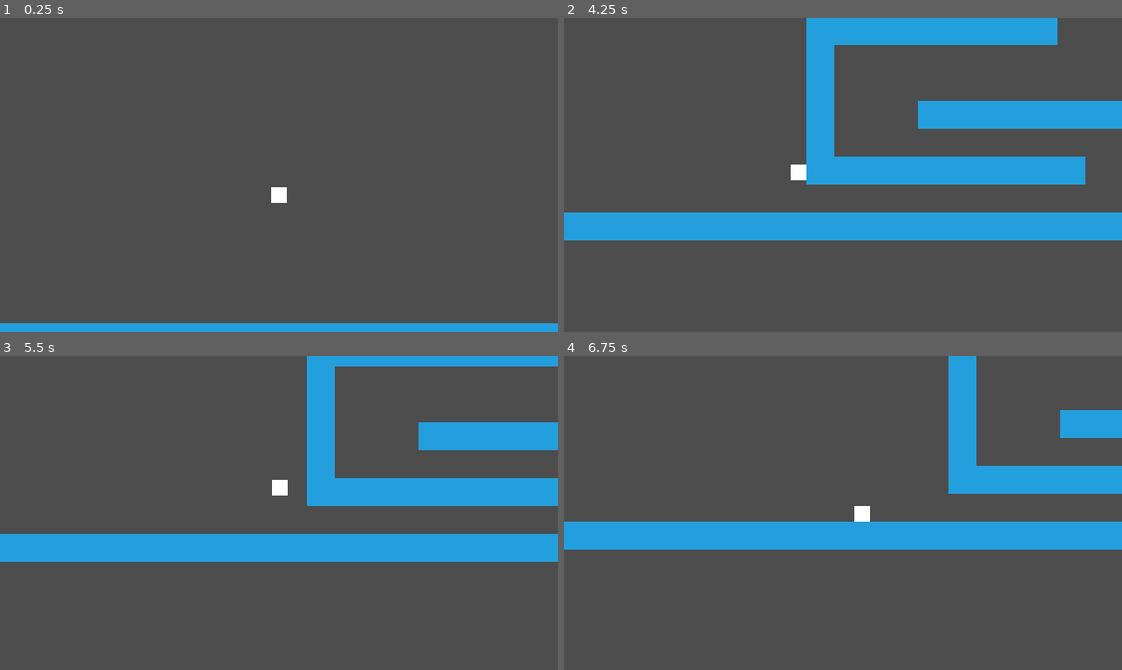
Above: before the commit, frames 1-4 (two rows, left to right).
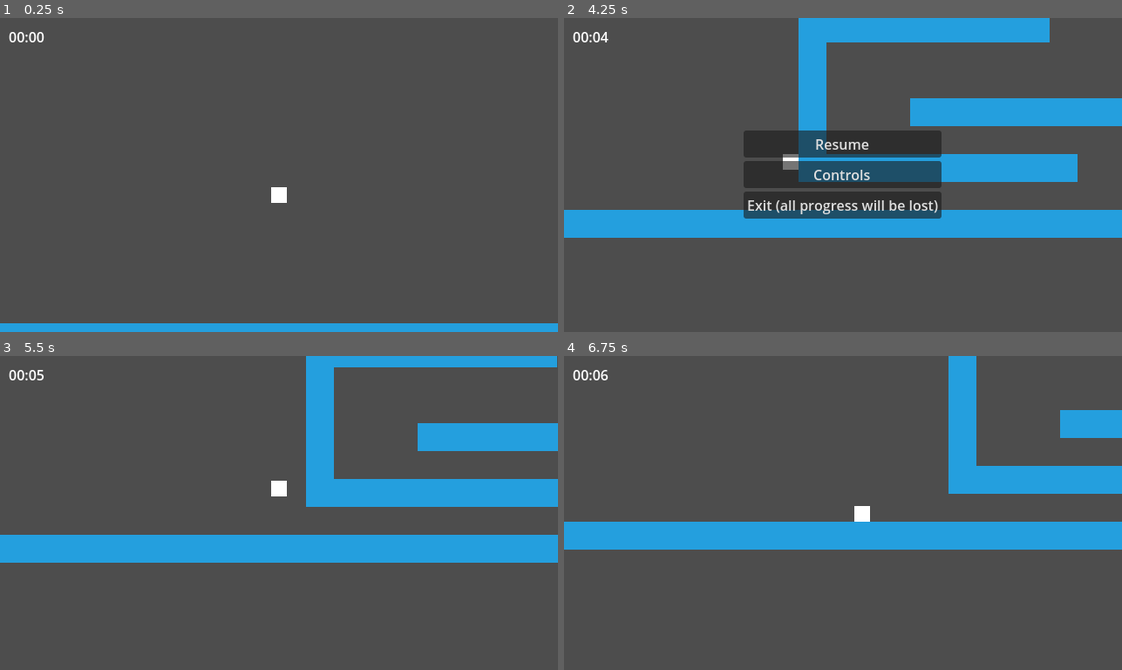
Above: after the commit, the same moments.

Repository: Bitsilisk/speedjam-8
Game: Godot game, scene res://scenes/testbed.tscn
Two runs of this game, one before a commit and one after it. Both use one fixed random seed, a clock stepped at 60 frames per second and the inputs below.
Inputs (mouse positions are in pixels of both pictures, inside the frame that each line leads up to):
- Up to frame 1 (0.25 s): no input
- Up to frame 2 (4.25 s): tap Enter (ui_accept) at 0.5 s; move the mouse to (965, 159) at 0.52 s; hold D (move_right) 0.53-1.28 s; hold F 0.53-1.28 s; click (965, 159) at 0.67 s; tap Space (jump) at 0.77, 1.52, 3.02, 3.77 s; move the mouse to (731, 190) at 1.27 s; hold S 1.28-2.03 s; tap Q at 1.35, 2.85 s; move the mouse to (898, 105) at 2.02 s; hold D (move_right) 2.03-2.78 s; hold F 2.03-2.78 s; move the mouse to (815, 237) at 2.77 s; hold W 2.78-3.53 s; click (815, 237) at 2.92 s; move the mouse to (1010, 222) at 3.52 s; hold A (move_left) from 3.53 s (still down); hold F from 3.53 s (still down); tap Escape (escape, bound only after the commit) at 4.15 s
- Up to frame 3 (5.5 s): release A (move_left) at 4.25 s; release F at 4.25 s; click (279, 481) at 4.25 s, where only the run after the commit has a clickable "Resume"; move the mouse to (111, 465) at 5.02 s; hold A (move_left) from 5.03 s (still down); tap Q at 5.1 s; tap Space (jump) at 5.27 s
- Up to frame 4 (6.75 s): tap R (restart, bound only after the commit) at 5.65 s; move the mouse to (870, 513) at 5.77 s; release A (move_left) at 5.78 s; hold S 5.78-6.53 s; hold F 5.78-6.53 s; click (870, 513) at 5.92 s; move the mouse to (759, 434) at 6.52 s; hold D (move_right) from 6.53 s (still down); tap Q at 6.6 s

The runs differ from the first frame. In frame 1, 0.1% of the frame differs, in the area x 1-8%, y 4-8%; in frame 2, 13%, in the area x 0-100%, y 0-71%; in frame 3, 1.3%; in frame 4, 0.1%.

Commit message:
main menu, level load, pause menu, timer

Diff:
--- /dev/null
+++ b/pause_menu.tscn
@@ -0,0 +1,37 @@
+[gd_scene load_steps=2 format=3 uid="uid://b2kupenuwne5a"]
+
+[ext_resource type="Script" path="res://scenes/pause_menu.gd" id="1_5o1ba"]
+
+[node name="pause_menu" type="CanvasLayer"]
+
+[node name="pause_menu" type="MarginContainer" parent="."]
+anchors_preset = 15
+anchor_right = 1.0
+anchor_bottom = 1.0
+grow_horizontal = 2
+grow_vertical = 2
+script = ExtResource("1_5o1ba")
+
+[node name="VBoxContainer" type="VBoxContainer" parent="pause_menu"]
+layout_mode = 2
+size_flags_horizontal = 4
+size_flags_vertical = 4
+
+[node name="resume" type="Button" parent="pause_menu/VBoxContainer"]
+process_mode = 3
+layout_mode = 2
+text = "Resume"
+
+[node name="controls" type="Button" parent="pause_menu/VBoxContainer"]
+layout_mode = 2
+text = "Controls
+"
+
+[node name="exit" type="Button" parent="pause_menu/VBoxContainer"]
+layout_mode = 2
+text = "Exit (all progress will be lost)
+"
+
+[connection signal="pressed" from="pause_menu/VBoxContainer/resume" to="pause_menu" method="_on_resume_pressed"]
+[connection signal="pressed" from="pause_menu/VBoxContainer/controls" to="pause_menu" method="_on_controls_pressed"]
+[connection signal="pressed" from="pause_menu/VBoxContainer/exit" to="pause_menu" method="_on_exit_pressed"]
--- /dev/null
+++ b/player_ui.gd
@@ -0,0 +1,21 @@
+extends CanvasLayer
+
+var total_time := 0
+
+@onready var timer = $Timer
+@onready var time_display = $Control/MarginContainer/VBoxContainer/time
+
+func _ready():
+	timer.start()
+
+
+func _on_timer_timeout() -> void:
+	total_time += 1
+	var min = int(total_time / 60)
+	var sec = total_time - min * 60
+	time_display.text = '%02d:%02d' % [min,sec]
+
+func report_discard_time():
+	var current = total_time
+	total_time = 0
+	return current
--- a/project.godot
+++ b/project.godot
@@ -30,6 +30,11 @@
 
 enabled=PackedStringArray("res://addons/phantom_camera/plugin.cfg")
 
+[global_group]
+
+player=""
+player_ui=""
+
 [input]
 
 move_left={
@@ -47,6 +52,22 @@
 "events": [Object(InputEventKey,"resource_local_to_scene":false,"resource_name":"","device":-1,"window_id":0,"alt_press …(191 unchanged characters)…
 ]
 }
+restart={
+"deadzone": 0.5,
+"events": [Object(InputEventKey,"resource_local_to_scene":false,"resource_name":"","device":-1,"window_id":0,"alt_pressed":false,"shift_pressed":false,"ctrl_pressed":false,"meta_pressed":false,"pressed":false,"keycode":0,"physical_keycode":82,"key_label":0,"unicode":114,"location":0,"echo":false,"script":null)
+]
+}
+escape={
+"deadzone": 0.5,
+"events": [Object(InputEventKey,"resource_local_to_scene":false,"resource_name":"","device":-1,"window_id":0,"alt_pressed":false,"shift_pressed":false,"ctrl_pressed":false,"meta_pressed":false,"pressed":false,"keycode":0,"physical_keycode":4194305,"key_label":0,"unicode":0,"location":0,"echo":false,"script":null)
+]
+}
+
+[layer_names]
+
+2d_physics/layer_1="player"
+2d_physics/layer_2="walls"
+2d_physics/layer_3="end_level"
 
 [rendering]
 
--- /dev/null
+++ b/scenes/end_level.gd
@@ -0,0 +1,6 @@
+extends Area2D
+
+
+func _on_body_entered(body: Node2D) -> void:
+	if get_tree().current_scene.has_method("level_finish"):
+		get_tree().current_scene.level_finish()
--- /dev/null
+++ b/scenes/level_end.gd
@@ -0,0 +1,7 @@
+extends Area2D
+
+
+func _on_body_entered(body: Node2D) -> void:
+	if body.is_in_group("player"):
+		if get_tree().current_scene.has_method("level_finish"):
+			get_tree().current_scene.level_finish()
--- /dev/null
+++ b/scenes/main_game.gd
@@ -0,0 +1,43 @@
+extends Control
+
+@onready var main2d: Node2D = $main_2d
+@onready var main_menu = $main_menu
+
+var level_instance: Node2D
+var level_name: String
+var total_time := 0
+
+func _input(event: InputEvent) -> void:
+	if Input.is_action_just_pressed("restart"):
+		get_tree().paused = false
+		load_level(level_name)
+
+func load_level(level_name_s):
+	unload_level()
+	main_menu.hide()
+	var level_r = load(level_name_s)
+
+	if level_r:
+	#	level_instance = level_r.instance()
+		level_instance = level_r.instantiate()
+		level_name = level_name_s
+		main2d.add_child(level_instance)
+
+func unload_level():
+	if is_instance_valid(level_instance):
+		level_instance.queue_free()
+		level_instance = null
+		level_name = ""
+
+func level_finish():
+	total_time += get_tree().get_first_node_in_group("player_ui"
+	).report_discard_time()
+	print('total_time ', total_time)
+	print('next level')
+	#record the time for the current level
+	#if level_last?
+	#show player the time and ask if he wants to upload it
+
+
+func _on_start_pressed() -> void:
+	load_level("res://scenes/testbed.tscn")
--- a/scenes/main_game.tscn
+++ b/scenes/main_game.tscn
@@ -1,19 +1,48 @@
-[gd_scene format=3 uid="uid://bx3n8pi2plujw"]
+[gd_scene load_steps=2 format=3 uid="uid://bx3n8pi2plujw"]
+
+[ext_resource type="Script" path="res://scenes/main_game.gd" id="1_i4yg0"]
 
 [node name="MainGame" type="Control"]
+process_mode = 3
 layout_mode = 3
 anchors_preset = 15
 anchor_right = 1.0
 anchor_bottom = 1.0
 grow_horizontal = 2
 grow_vertical = 2
+script = ExtResource("1_i4yg0")
 
-[node name="HBoxContainer" type="HBoxContainer" parent="."]
+[node name="main_menu" type="MarginContainer" parent="."]
 layout_mode = 1
-anchors_preset = 10
+anchors_preset = 15
 anchor_right = 1.0
+anchor_bottom = 1.0
 grow_horizontal = 2
+grow_vertical = 2
+theme_override_constants/margin_left = 100
+theme_override_constants/margin_top = 100
+theme_override_constants/margin_right = 10
+theme_override_constants/margin_bottom = 10
 
-[node name="Label" type="Label" parent="HBoxContainer"]
+[node name="HBoxContainer" type="HBoxContainer" parent="main_menu"]
 layout_mode = 2
-text = "TIME:"
+
+[node name="VBoxContainer" type="VBoxContainer" parent="main_menu/HBoxContainer"]
+layout_mode = 2
+
+[node name="start" type="Button" parent="main_menu/HBoxContainer/VBoxContainer"]
+layout_mode = 2
+text = "Start"
+
+[node name="choose_level" type="Button" parent="main_menu/HBoxContainer/VBoxContainer"]
+layout_mode = 2
+text = "Choose Level"
+
+[node name="credits" type="Button" parent="main_menu/HBoxContainer/VBoxContainer"]
+layout_mode = 2
+text = "Credits"
+
+[node name="main_2d" type="Node2D" parent="."]
+process_mode = 1
+
+[connection signal="pressed" from="main_menu/HBoxContainer/VBoxContainer/start" to="." method="_on_start_pressed"]
--- /dev/null
+++ b/scenes/pause_menu.gd
@@ -0,0 +1,30 @@
+extends MarginContainer
+
+
+var paused := false
+# Called when the node enters the scene tree for the first time.
+func _ready() -> void:
+	self.hide()
+
+
+func _input(event: InputEvent) -> void:
+	if Input.is_action_just_pressed("escape"):
+		pause_menu()
+
+func _on_resume_pressed() -> void:
+	pause_menu()
+
+
+func _on_controls_pressed() -> void:
+	pass # Replace with function body.
+
+
+func _on_exit_pressed() -> void:
+	pause_menu()
+	get_tree().reload_current_scene()
+
+func pause_menu():
+	paused = !paused
+	get_tree().paused = paused
+	self.visible = paused
+	#self.show()
--- a/scenes/player.tscn
+++ b/scenes/player.tscn
@@ -1,9 +1,10 @@
-[gd_scene load_steps=10 format=3 uid="uid://domm6pbbbfsyr"]
+[gd_scene load_steps=11 format=3 uid="uid://domm6pbbbfsyr"]
 
 [ext_resource type="Script" path="res://scenes/player.gd" id="1_j1fod"]
 [ext_resource type="Script" path="res://addons/phantom_camera/scripts/phantom_camera/phantom_camera_2d.gd" id="2_8elxy"]
 [ext_resource type="Script" path="res://addons/phantom_camera/scripts/resources/tween_resource.gd" id="3_j1ua0"]
 [ext_resource type="Texture2D" uid="uid://dlhtreyg365bu" path="res://assets/vfx/heart.png" id="4_68m44"]
+[ext_resource type="PackedScene" uid="uid://dyxx0rqk7uwp5" path="res://scenes/player_ui.tscn" id="5_prpfk"]
 
 [sub_resource type="RectangleShape2D" id="RectangleShape2D_ukklg"]
 size = Vector2(18, 18)
@@ -37,7 +38,8 @@
 scale_min = 0.0
 alpha_curve = SubResource("CurveTexture_qjo6s")
 
-[node name="Player" type="CharacterBody2D"]
+[node name="Player" type="CharacterBody2D" groups=["player"]]
+collision_mask = 5
 script = ExtResource("1_j1fod")
 speed = 0.25
 top_speed = 300.0
@@ -83,3 +85,5 @@
 
 [node name="RayCast2D" type="RayCast2D" parent="."]
 target_position = Vector2(16, 0)
+
+[node name="player_ui" parent="." instance=ExtResource("5_prpfk")]
--- /dev/null
+++ b/scenes/player_ui.tscn
@@ -0,0 +1,38 @@
+[gd_scene load_steps=3 format=3 uid="uid://dyxx0rqk7uwp5"]
+
+[ext_resource type="Script" path="res://player_ui.gd" id="1_in8xn"]
+[ext_resource type="PackedScene" path="res://pause_menu.tscn" id="2_shlir"]
+
+[node name="player_ui" type="CanvasLayer" groups=["player_ui"]]
+script = ExtResource("1_in8xn")
+
+[node name="Control" type="Control" parent="."]
+layout_mode = 3
+anchors_preset = 15
+anchor_right = 1.0
+anchor_bottom = 1.0
+grow_horizontal = 2
+grow_vertical = 2
+
+[node name="MarginContainer" type="MarginContainer" parent="Control"]
+layout_mode = 1
+anchors_preset = 15
+anchor_right = 1.0
+anchor_bottom = 1.0
+grow_horizontal = 2
+grow_vertical = 2
+theme_override_constants/margin_left = 10
+theme_override_constants/margin_top = 10
+
+[node name="VBoxContainer" type="VBoxContainer" parent="Control/MarginContainer"]
+layout_mode = 2
+
+[node name="time" type="Label" parent="Control/MarginContainer/VBoxContainer"]
+layout_mode = 2
+text = "00:00"
+
+[node name="pause_menu" parent="." instance=ExtResource("2_shlir")]
+
+[node name="Timer" type="Timer" parent="."]
+
+[connection signal="timeout" from="Timer" to="." method="_on_timer_timeout"]
--- a/scenes/testbed.tscn
+++ b/scenes/testbed.tscn
@@ -1,7 +1,8 @@
-[gd_scene load_steps=6 format=4 uid="uid://3jyy2ushgi0"]
+[gd_scene load_steps=8 format=4 uid="uid://3jyy2ushgi0"]
 
 [ext_resource type="Texture2D" uid="uid://dmgge8uf0fs4l" path="res://assets/temp/test_floor.png" id="1_jec3v"]
 [ext_resource type="PackedScene" uid="uid://domm6pbbbfsyr" path="res://scenes/player.tscn" id="2_mgii0"]
+[ext_resource type="Script" path="res://scenes/level_end.gd" id="4_04eov"]
 [ext_resource type="Script" path="res://addons/phantom_camera/scripts/phantom_camera_host/phantom_camera_host.gd" id="5_syhr8"]
 
 [sub_resource type="TileSetAtlasSource" id="TileSetAtlasSource_re70t"]
@@ -14,6 +15,9 @@
 tile_size = Vector2i(32, 32)
 physics_layer_0/collision_layer = 1
 sources/0 = SubResource("TileSetAtlasSource_re70t")
+
+[sub_resource type="CapsuleShape2D" id="CapsuleShape2D_w2hj4"]
+height = 218.0
 
 [node name="Testbed" type="Node2D"]
 
@@ -33,3 +37,14 @@
 process_priority = 300
 process_physics_priority = 300
 script = ExtResource("5_syhr8")
+
+[node name="level_end" type="Area2D" parent="."]
+position = Vector2(1119, -88)
+collision_layer = 4
+script = ExtResource("4_04eov")
+metadata/_edit_group_ = true
+
+[node name="CollisionShape2D" type="CollisionShape2D" parent="level_end"]
+shape = SubResource("CapsuleShape2D_w2hj4")
+
+[connection signal="body_entered" from="level_end" to="level_end" method="_on_body_entered"]
